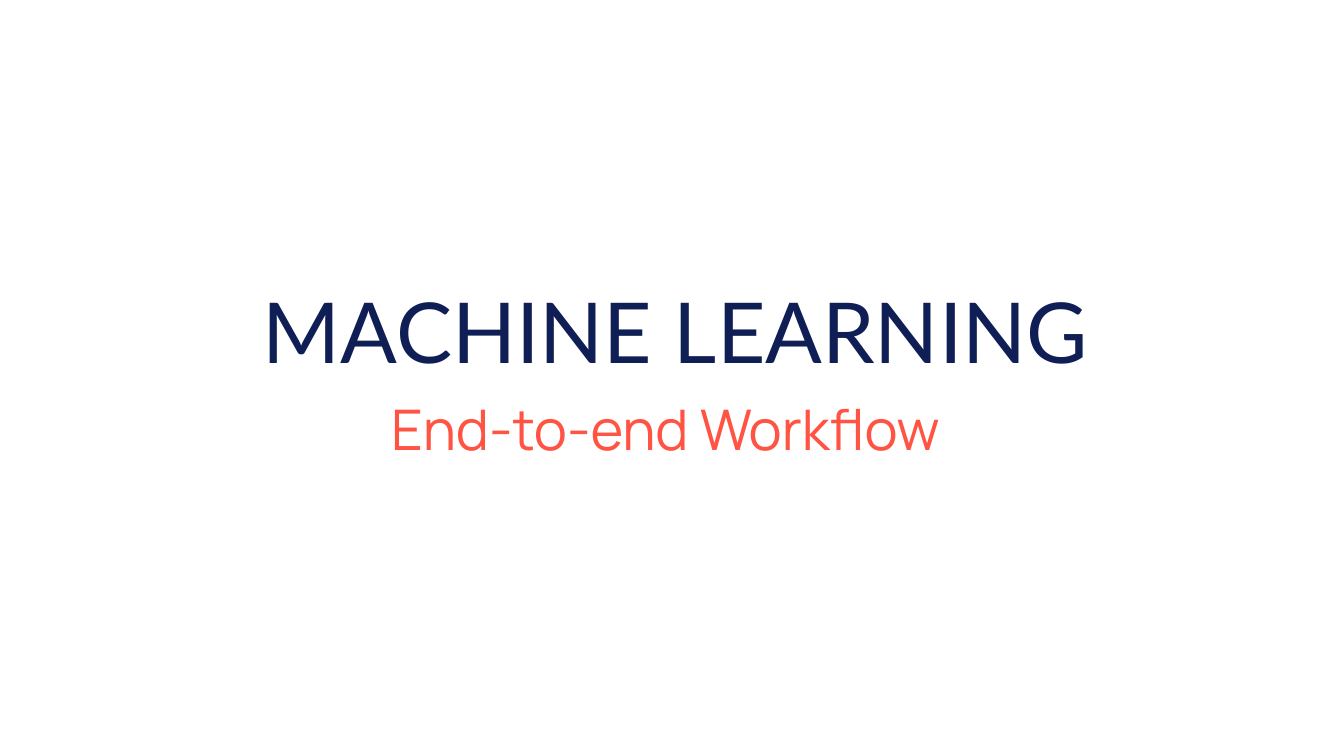
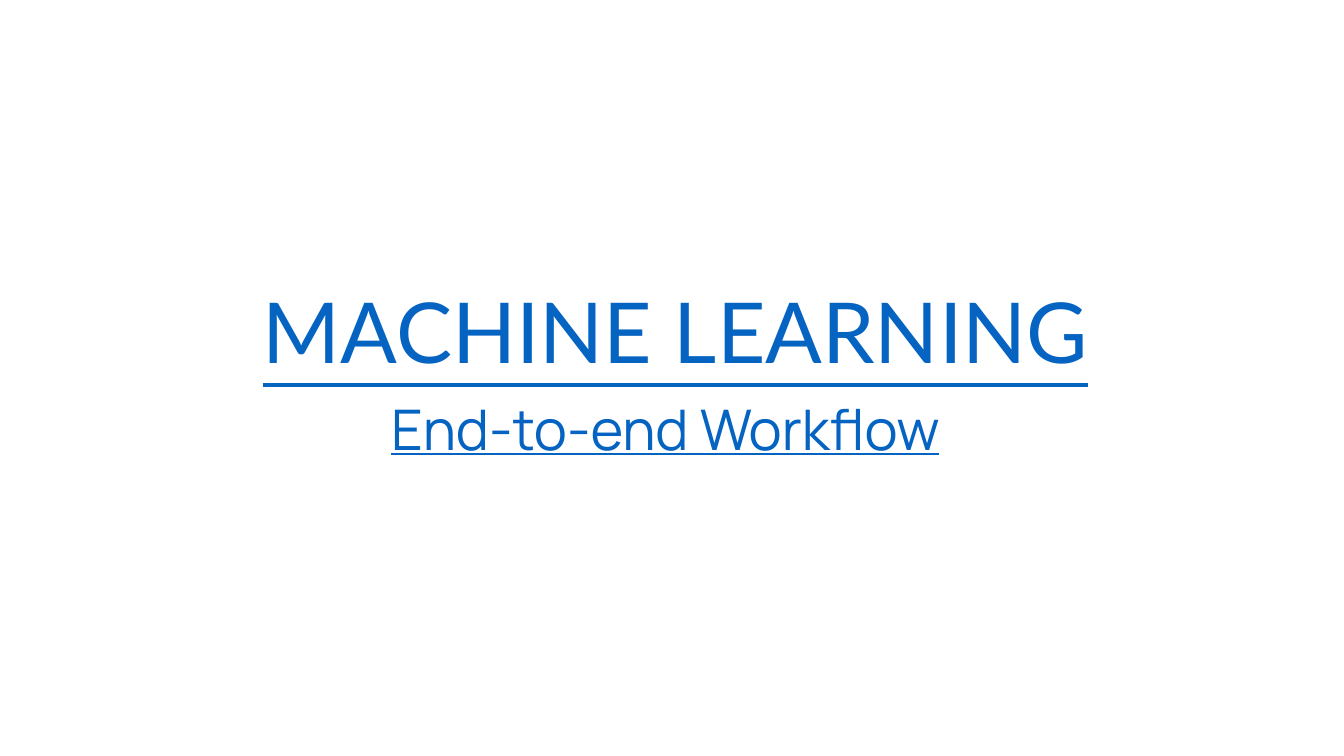
Before and after one commit to mcabanlit/ml-training, a slide deck: slide 1 of machine-learning-presentation.pptx. Drawn at 1344x756 pixels with LibreOffice and Linux fonts; fonts in the diff are those of the drawing; background and template pictures are left out. Boxes give left, top, right and bottom in pixels: in the first picture for what was removed or moved away, otherwise in the second. Text is boxed around its words. In the diff, an @@ line names an element or a change of style, - is before the commit and + after.

```diff
--- a/machine-learning-presentation.pptx
+++ b/machine-learning-presentation.pptx
@@ title "MACHINE LEARNING" at [263, 302, 1088, 364]: text colour #0F1E54 to #0563C1, underline on @@
@@ subtitle "End-to-end Workflow" at [391, 409, 940, 455]: text colour #FF5443 to #0563C1, underline on @@
```
Also in this commit, not shown: 9 slides removed.
